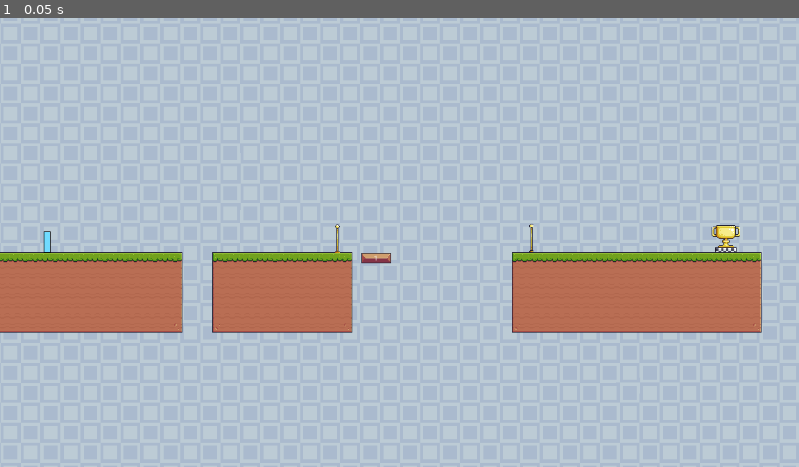
Above: before the commit, frame 1.
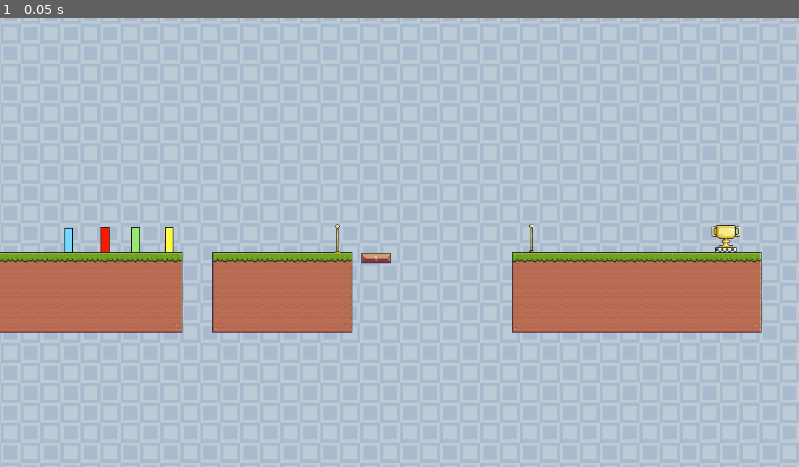
Above: after the commit, the same moment.

Repository: Zarlden/Syncronauts
Game: Godot game, scene res://Server/server.tscn
The game is run twice, just before and just after one commit, with the same random seed, the same clock (stepped at 60 frames per second) and the same inputs.
Inputs:
- Up to frame 1 (0.05 s): no input

The runs differ from the first frame. In frame 1, 0.3% of the frame differs, in the area x 5-22%, y 46-53%.

Commit message:
fixed barrier

Diff:
--- a/ColourNode.gd
+++ b/ColourNode.gd
@@ -1,9 +1,9 @@
 extends Node
 
 enum colourSet {
+	BLUE,
 	RED,
 	GREEN,
-	BLUE,
 	YELLOW
 }
 @export var colour = colourSet.BLUE
--- a/Interactable_Objects/Barrier/Barrier.tscn
+++ b/Interactable_Objects/Barrier/Barrier.tscn
@@ -1,40 +1,25 @@
-[gd_scene load_steps=7 format=3 uid="uid://doha7wh6blv3e"]
+[gd_scene load_steps=5 format=3 uid="uid://doha7wh6blv3e"]
 
 [ext_resource type="Script" path="res://Interactable_Objects/Barrier/Barrier.gd" id="1_al2qm"]
-[ext_resource type="Texture2D" uid="uid://b35gcm8n6ffbk" path="res://Interactable_Objects/Barrier/BlueBarrier.png" id="2_28pb2"]
 [ext_resource type="PackedScene" uid="uid://wmehyh7qo3ay" path="res://colour_node.tscn" id="4_y2g4e"]
 
-[sub_resource type="SpriteFrames" id="SpriteFrames_j2j20"]
-animations = [{
-"frames": [{
-"duration": 1.0,
-"texture": ExtResource("2_28pb2")
-}],
-"loop": true,
-"name": &"Blue",
-"speed": 5.0
-}]
-
 [sub_resource type="RectangleShape2D" id="RectangleShape2D_x3g72"]
-size = Vector2(14.5, 35)
+size = Vector2(18.25, 40)
 
 [sub_resource type="RectangleShape2D" id="RectangleShape2D_2ug2b"]
-size = Vector2(21, 35)
+size = Vector2(25.5, 40)
 
-[node name="Barrier" type="Area2D"]
+[node name="BarrierTemplate" type="Area2D"]
+collision_layer = 0
 script = ExtResource("1_al2qm")
 
 [node name="BarrierShape" type="StaticBody2D" parent="."]
 
-[node name="AnimatedSprite2D" type="AnimatedSprite2D" parent="BarrierShape"]
-position = Vector2(1, 2)
-scale = Vector2(0.774688, 0.85125)
-sprite_frames = SubResource("SpriteFrames_j2j20")
-animation = &"Blue"
-
 [node name="BarrierCollision" type="CollisionShape2D" parent="BarrierShape"]
 position = Vector2(-1.25, -0.5)
 shape = SubResource("RectangleShape2D_x3g72")
+
+[node name="Sprite2D" type="Sprite2D" parent="BarrierShape"]
 
 [node name="AreaEnter" type="CollisionShape2D" parent="."]
 position = Vector2(-1, -0.5)
--- /dev/null
+++ b/Interactable_Objects/Barrier/BarrierBlue.tscn
@@ -0,0 +1,17 @@
+[gd_scene load_steps=3 format=3 uid="uid://bxlqdtfthhrtj"]
+
+[ext_resource type="PackedScene" uid="uid://doha7wh6blv3e" path="res://Interactable_Objects/Barrier/Barrier.tscn" id="1_58p5d"]
+[ext_resource type="Texture2D" uid="uid://b35gcm8n6ffbk" path="res://Interactable_Objects/Barrier/BlueBarrier.png" id="2_2mcat"]
+
+[node name="BarrierBlue" instance=ExtResource("1_58p5d")]
+collision_layer = 2
+
+[node name="BarrierCollision" parent="BarrierShape" index="0"]
+position = Vector2(-0.125, 1)
+
+[node name="Sprite2D" parent="BarrierShape" index="1"]
+position = Vector2(3, 4)
+texture = ExtResource("2_2mcat")
+
+[node name="AreaEnter" parent="." index="1"]
+position = Vector2(0.25, 1)
--- /dev/null
+++ b/Interactable_Objects/Barrier/BarrierGreen.tscn
@@ -0,0 +1,20 @@
+[gd_scene load_steps=3 format=3 uid="uid://cm1vqhx4x5k6o"]
+
+[ext_resource type="PackedScene" uid="uid://doha7wh6blv3e" path="res://Interactable_Objects/Barrier/Barrier.tscn" id="1_6i21s"]
+[ext_resource type="Texture2D" uid="uid://cchkf08ev2krt" path="res://Interactable_Objects/Barrier/GreenBarrier.png" id="2_u871f"]
+
+[node name="BarrierGreen" instance=ExtResource("1_6i21s")]
+collision_layer = 8
+
+[node name="BarrierCollision" parent="BarrierShape" index="0"]
+position = Vector2(0, 0)
+
+[node name="Sprite2D" parent="BarrierShape" index="1"]
+position = Vector2(3, 3)
+texture = ExtResource("2_u871f")
+
+[node name="AreaEnter" parent="." index="1"]
+position = Vector2(0, 0)
+
+[node name="ColourNode" parent="." index="2"]
+colour = 2
--- /dev/null
+++ b/Interactable_Objects/Barrier/BarrierRed.tscn
@@ -0,0 +1,20 @@
+[gd_scene load_steps=3 format=3 uid="uid://2tkt6w7i8l32"]
+
+[ext_resource type="PackedScene" uid="uid://doha7wh6blv3e" path="res://Interactable_Objects/Barrier/Barrier.tscn" id="1_vuliq"]
+[ext_resource type="Texture2D" uid="uid://b5uhryscw6aw" path="res://Interactable_Objects/Barrier/RedBarrier.png" id="2_g1a55"]
+
+[node name="BarrierRed" instance=ExtResource("1_vuliq")]
+collision_layer = 4
+
+[node name="BarrierCollision" parent="BarrierShape" index="0"]
+position = Vector2(-1.25, -1)
+
+[node name="Sprite2D" parent="BarrierShape" index="1"]
+position = Vector2(2, 2)
+texture = ExtResource("2_g1a55")
+
+[node name="AreaEnter" parent="." index="1"]
+position = Vector2(-1, -1)
+
+[node name="ColourNode" parent="." index="2"]
+colour = 1
--- /dev/null
+++ b/Interactable_Objects/Barrier/BarrierYellow.tscn
@@ -0,0 +1,20 @@
+[gd_scene load_steps=3 format=3 uid="uid://dtwkp3jsis7ju"]
+
+[ext_resource type="PackedScene" uid="uid://doha7wh6blv3e" path="res://Interactable_Objects/Barrier/Barrier.tscn" id="1_fw504"]
+[ext_resource type="Texture2D" uid="uid://cofgy5k7vnjl0" path="res://Interactable_Objects/Barrier/YellowBarrier.png" id="2_bqy33"]
+
+[node name="BarrierYellow" instance=ExtResource("1_fw504")]
+collision_layer = 16
+
+[node name="BarrierCollision" parent="BarrierShape" index="0"]
+position = Vector2(-1, 0)
+
+[node name="Sprite2D" parent="BarrierShape" index="1"]
+position = Vector2(2, 3)
+texture = ExtResource("2_bqy33")
+
+[node name="AreaEnter" parent="." index="1"]
+position = Vector2(-1, 0)
+
+[node name="ColourNode" parent="." index="2"]
+colour = 3
--- a/Level/level_1.tscn
+++ b/Level/level_1.tscn
@@ -7,7 +7,10 @@
 [ext_resource type="PackedScene" uid="uid://bqtpmqybxghfy" path="res://Interactable_Objects/checkpoint.tscn" id="7_o57h3"]
 [ext_resource type="PackedScene" uid="uid://ch6pmxvx21fnd" path="res://platform/movingPlatform.tscn" id="7_srvaw"]
 [ext_resource type="PackedScene" uid="uid://pouw3u2i4c6d" path="res://Interactable_Objects/goal.tscn" id="8_4cfu4"]
-[ext_resource type="PackedScene" uid="uid://doha7wh6blv3e" path="res://Interactable_Objects/Barrier/Barrier.tscn" id="8_wep5m"]
+[ext_resource type="PackedScene" uid="uid://bxlqdtfthhrtj" path="res://Interactable_Objects/Barrier/BarrierBlue.tscn" id="8_wntm3"]
+[ext_resource type="PackedScene" uid="uid://cm1vqhx4x5k6o" path="res://Interactable_Objects/Barrier/BarrierGreen.tscn" id="9_lu8tw"]
+[ext_resource type="PackedScene" uid="uid://2tkt6w7i8l32" path="res://Interactable_Objects/Barrier/BarrierRed.tscn" id="10_sbtne"]
+[ext_resource type="PackedScene" uid="uid://dtwkp3jsis7ju" path="res://Interactable_Objects/Barrier/BarrierYellow.tscn" id="11_3fdrt"]
 
 [sub_resource type="TileSetAtlasSource" id="TileSetAtlasSource_vhq63"]
 texture = ExtResource("1_7l7et")
@@ -491,7 +494,14 @@
 [node name="Moving Platform" parent="." index="7" instance=ExtResource("7_srvaw")]
 position = Vector2(550.618, 25.0002)
 
-[node name="Barrier" parent="." index="9" instance=ExtResource("8_wep5m")]
-position = Vector2(25, 0)
-
-[editable path="Barrier"]
+[node name="BarrierBlue" parent="." index="9" instance=ExtResource("8_wntm3")]
+position = Vector2(58, -4)
+
+[node name="BarrierGreen" parent="." index="10" instance=ExtResource("9_lu8tw")]
+position = Vector2(165, -4)
+
+[node name="BarrierRed" parent="." index="11" instance=ExtResource("10_sbtne")]
+position = Vector2(117, -3)
+
+[node name="BarrierYellow" parent="." index="12" instance=ExtResource("11_3fdrt")]
+position = Vector2(220, -4)
--- a/Player/BluePlayer.tscn
+++ b/Player/BluePlayer.tscn
@@ -3,9 +3,7 @@
 [ext_resource type="PackedScene" uid="uid://bivkuhpy2ko1t" path="res://Player/player.tscn" id="1_1tmr4"]
 
 [node name="BluePlayer" instance=ExtResource("1_1tmr4")]
+collision_layer = 3
 
 [node name="AnimatedSprite2D" parent="." index="0"]
 frame_progress = 0.0
-
-[node name="ColourNode" parent="." index="3"]
-colour = 2
--- a/Player/GreenPlayer.tscn
+++ b/Player/GreenPlayer.tscn
@@ -192,6 +192,7 @@
 }]
 
 [node name="GreenPlayer" instance=ExtResource("1_uy4de")]
+collision_layer = 9
 
 [node name="AnimatedSprite2D" parent="." index="0"]
 sprite_frames = SubResource("SpriteFrames_nmwg8")
@@ -199,4 +200,4 @@
 frame_progress = 0.0
 
 [node name="ColourNode" parent="." index="3"]
-colour = 1
+colour = 2
--- a/Player/RedPlayer.tscn
+++ b/Player/RedPlayer.tscn
@@ -192,8 +192,12 @@
 }]
 
 [node name="RedPlayer" instance=ExtResource("1_6px7k")]
+collision_layer = 5
 
 [node name="AnimatedSprite2D" parent="." index="0"]
 sprite_frames = SubResource("SpriteFrames_cipfj")
 animation = &"run"
 frame_progress = 0.0
+
+[node name="ColourNode" parent="." index="3"]
+colour = 1
--- a/Player/YellowPlayer.tscn
+++ b/Player/YellowPlayer.tscn
@@ -192,6 +192,7 @@
 }]
 
 [node name="YellowPlayer" instance=ExtResource("1_yiw0k")]
+collision_layer = 17
 
 [node name="AnimatedSprite2D" parent="." index="0"]
 sprite_frames = SubResource("SpriteFrames_he7xl")
--- a/Player/player.tscn
+++ b/Player/player.tscn
@@ -224,7 +224,6 @@
 remote_path = NodePath("../Camera2D")
 
 [node name="ColourNode" parent="." instance=ExtResource("5_bn6vg")]
-colour = 2
 
 [node name="Networking" type="Node2D" parent="."]
 position = Vector2(2, 2)
Not shown: 1 places in Level/level_1.tscn that only renumber resources
Not shown, changed: Interactable_Objects/.DS_Store
